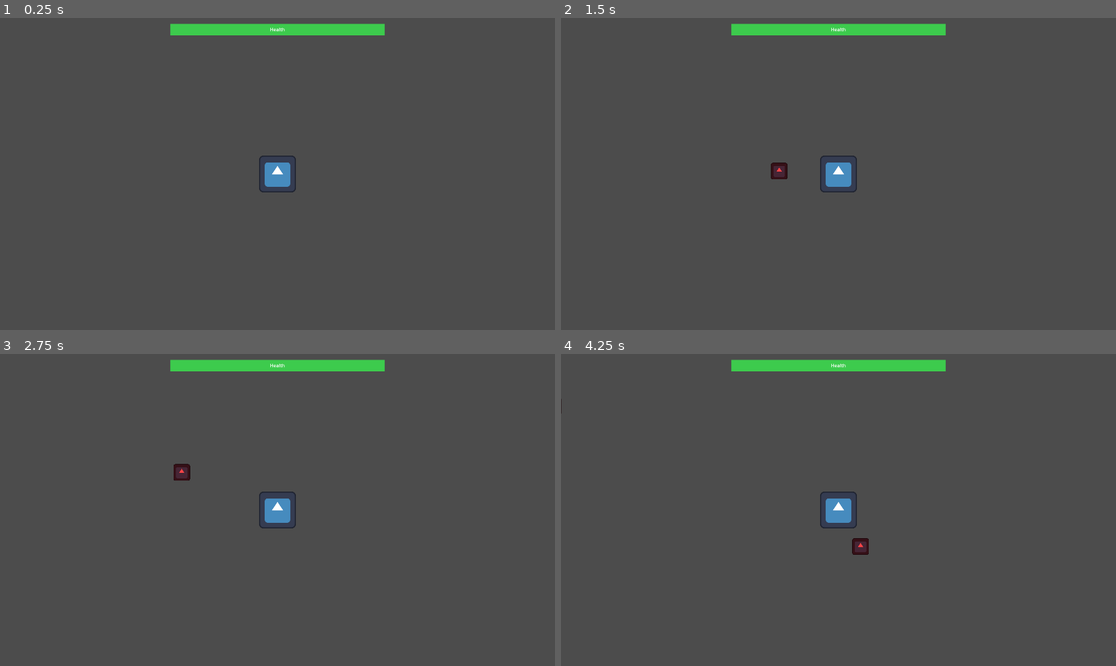
Above: before the commit, frames 1-4 (two rows, left to right).
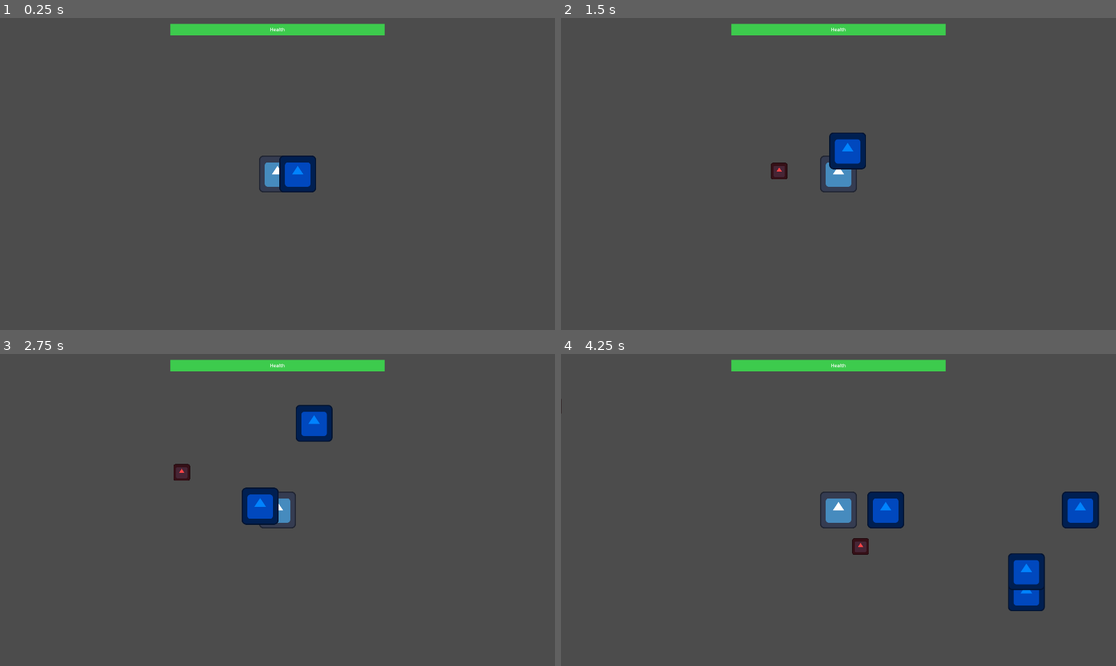
Above: after the commit, the same moments.

Repository: avidandy/GMTK_25
Game: Godot game, scene res://scenes/main.tscn
Two runs of this game, one before a commit and one after it. Both use one fixed random seed, a clock stepped at 60 frames per second and the inputs below. This scene is started directly instead of the project's main scene. The engine's default icon, where the game draws it, is replaced by a stand-in: a white triangle on a blue panel in a dark square.
Inputs:
- Up to frame 1 (0.25 s): no input
- Up to frame 2 (1.5 s): hold Right (right) 0.53-1.28 s; hold Down (down) from 1.28 s (still down)
- Up to frame 3 (2.75 s): release Down (down) at 2.03 s; hold Right (right) from 2.03 s (still down)
- Up to frame 4 (4.25 s): release Right (right) at 2.78 s; hold Up (up) 2.78-3.53 s; hold Left (left) from 3.53 s (still down)

The runs differ from the first frame. In frame 1, 0.8% of the frame differs, in the area x 50-57%, y 44-56%; in frame 2, 0.8%; in frame 3, 1.6%; in frame 4, 2.8%, in the area x 55-97%, y 44-83%.

Commit message:
First pass at ability management system
As title

Diff:
--- a/project.godot
+++ b/project.godot
@@ -12,7 +12,7 @@
 
 config/name="GMTK25"
 config/version="0.0"
-run/main_scene="uid://fv2hn6sjj6po"
+run/main_scene="uid://deq7ih2we7etp"
 config/features=PackedStringArray("4.4", "GL Compatibility")
 config/icon="res://assets/icon.svg"
 
--- /dev/null
+++ b/resources/fireball_ability.tres
@@ -0,0 +1,11 @@
+[gd_resource type="Resource" script_class="FireballAbility" load_steps=3 format=3 uid="uid://c5nqqn58wk8f4"]
+
+[ext_resource type="Script" uid="uid://boot4gl4t6wu3" path="res://scripts/FireballAbility.gd" id="1_f0xpa"]
+[ext_resource type="PackedScene" uid="uid://38kd01ktlmub" path="res://scenes/projectile_scene.tscn" id="1_qrt21"]
+
+[resource]
+script = ExtResource("1_f0xpa")
+projectile_scene = ExtResource("1_qrt21")
+name = ""
+cooldown = 1.0
+level = 1
--- a/scenes/Player.tscn
+++ b/scenes/Player.tscn
@@ -1,7 +1,10 @@
-[gd_scene load_steps=5 format=3 uid="uid://5pb50itsa4y3"]
+[gd_scene load_steps=8 format=3 uid="uid://5pb50itsa4y3"]
 
 [ext_resource type="Texture2D" uid="uid://bxxov8kbjlkh" path="res://assets/icon.svg" id="1_p0vlq"]
 [ext_resource type="Script" uid="uid://dd7gnn4obi0do" path="res://scripts/Player.gd" id="1_v6fml"]
+[ext_resource type="Script" uid="uid://bqw8nkrks4esn" path="res://scripts/PlayerAbilityManager.gd" id="3_3li8b"]
+[ext_resource type="Script" uid="uid://cq7spatmenf3g" path="res://scripts/Ability.gd" id="4_qu4a1"]
+[ext_resource type="Resource" uid="uid://c5nqqn58wk8f4" path="res://resources/fireball_ability.tres" id="5_70d11"]
 
 [sub_resource type="RectangleShape2D" id="RectangleShape2D_v6fml"]
 size = Vector2(150, 150)
@@ -25,3 +28,7 @@
 
 [node name="CollisionShape2D" type="CollisionShape2D" parent="AttackStopArea"]
 shape = SubResource("CircleShape2D_v6fml")
+
+[node name="PlayerAbilityManager" type="Node" parent="."]
+script = ExtResource("3_3li8b")
+abilities = Array[ExtResource("4_qu4a1")]([ExtResource("5_70d11")])
--- /dev/null
+++ b/scenes/projectile_scene.tscn
@@ -0,0 +1,11 @@
+[gd_scene load_steps=3 format=3 uid="uid://38kd01ktlmub"]
+
+[ext_resource type="Script" uid="uid://c1djg2ga6m33h" path="res://scripts/Projectile.gd" id="1_xymdh"]
+[ext_resource type="Texture2D" uid="uid://bxxov8kbjlkh" path="res://assets/icon.svg" id="1_ym46q"]
+
+[node name="Projectile_Scene" type="Node2D"]
+script = ExtResource("1_xymdh")
+
+[node name="Sprite2D" type="Sprite2D" parent="."]
+modulate = Color(0, 0.517647, 1, 1)
+texture = ExtResource("1_ym46q")
--- /dev/null
+++ b/scripts/Ability.gd
@@ -0,0 +1,17 @@
+extends Resource
+class_name Ability
+
+
+@export var name: String
+@export var cooldown: float
+@export var level: int = 1
+
+
+func activate(owner : Node2D) -> void:
+	pass
+
+
+
+
+#SO, after a day of trying to understand this damn system I think i'm starting to get it. This script is the start. Essentially,
+#it's an empty file - for all intensive purposes - that then gets overridden by a specific abilities stats etc.
--- /dev/null
+++ b/scripts/FireballAbility.gd
@@ -0,0 +1,15 @@
+extends Ability
+class_name FireballAbility
+
+@export var projectile_scene: PackedScene
+
+func activate(owner: Node2D):
+	var projectile = projectile_scene.instantiate()
+	projectile.global_position = owner.global_position
+	projectile.direction = Vector2.RIGHT
+	owner.get_parent().add_child(projectile)
+
+
+#This is a specific instance of an ability that then overrides the empty one in ability.
+#This file is put on to a 'resource' which then allows you to set the stats which are available due to being extended at the start
+# of this script.
--- /dev/null
+++ b/scripts/PlayerAbilityManager.gd
@@ -0,0 +1,17 @@
+extends Node
+
+@export var abilities: Array[Ability] = [] #all abilities go here
+
+var cooldowns: Dictionary = {}
+
+func _process(delta: float) -> void:
+	print ("processing")
+	for current_ability: Ability in abilities:
+		if not cooldowns.has(current_ability):
+			cooldowns[current_ability] = 0.0
+
+		cooldowns[current_ability] -= delta
+
+		if cooldowns[current_ability] <= 0.0:
+			current_ability.activate(get_parent())
+			cooldowns[current_ability] = current_ability.cooldown
--- /dev/null
+++ b/scripts/Projectile.gd
@@ -0,0 +1,7 @@
+extends Node2D
+
+@export var speed := 300.0
+@export var direction := Vector2.RIGHT
+
+func _process(delta: float) -> void:
+	global_position += direction.normalized() * speed * delta
Not shown, added: scripts/Ability.gd.uid
Not shown, added: scripts/FireballAbility.gd.uid
Not shown, added: scripts/PlayerAbilityManager.gd.uid
Not shown, added: scripts/Projectile.gd.uid
